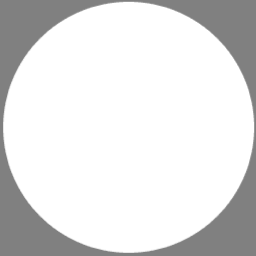
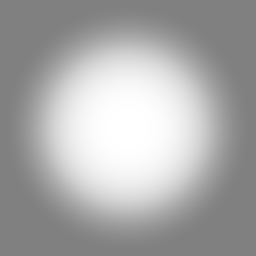
The second (256, 256) image is a revision of the first. Changes to its layers:
added layer "dust" above "normal" over (4, 5, 251, 251)
hid "normal" over (3, 1, 255, 253)
